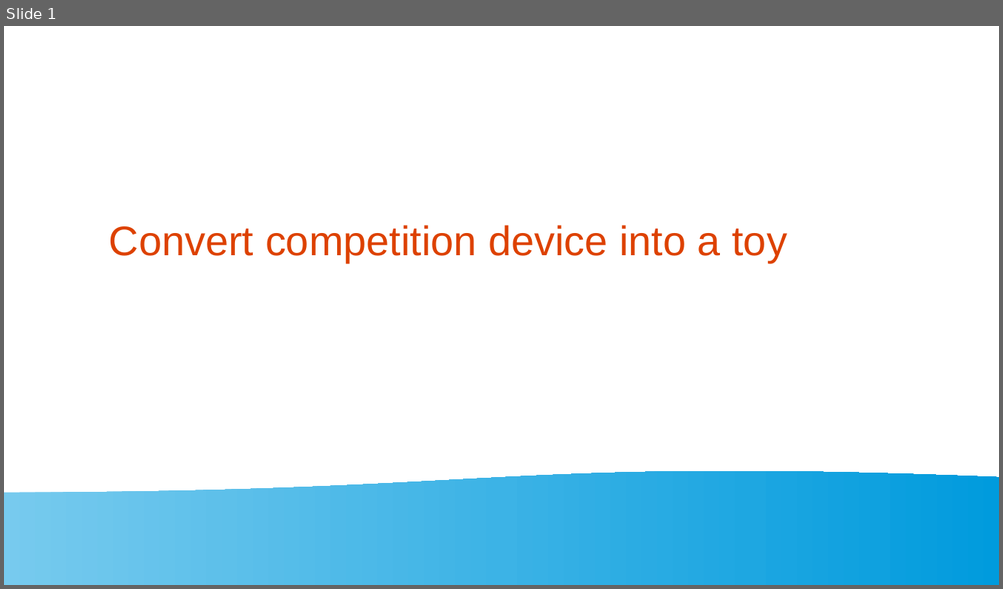
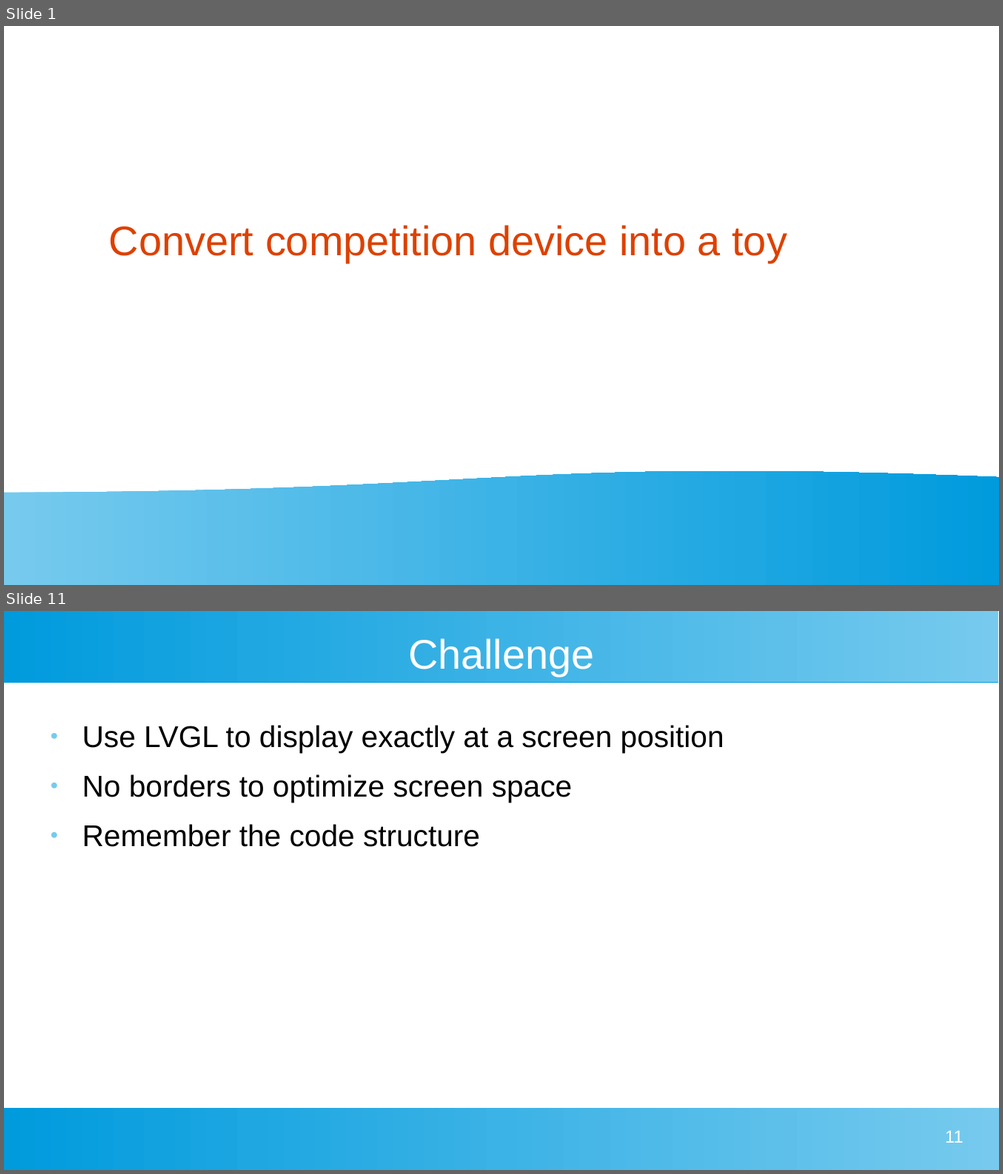
Before and after one commit to jingl3s/nsec-badge-display-other, a slide deck: medias/presentation.odp. Shown one above the other, each under a label of ours: slide 1 before the commit, slides 1 and 11 after it; the slides between them are not shown. The pictures are 1003x589 and 1003x1174 pixels, drawn with LibreOffice and Linux fonts; fonts in the diff are those of the drawing. Boxes give left, top, right and bottom in pixels: in the first picture for what was removed or moved away, otherwise in the second. Text is boxed around its words. In the diff, an @@ line names an element or a change of style, - is before the commit and + after.

```diff
--- a/medias/presentation.odp
+++ b/medias/presentation.odp
@@ slide 11 added at [4, 611, 999, 1170], background #FFFFFF @@
@@ rectangle added at [4, 611, 999, 682], fill gradient #77CAEE to #75C9EE to #73C9ED to #71C8ED to #6FC7ED to #6EC6ED @@
@@ title added at [408, 638, 595, 676], 33 pt, text #FFFFFF @@
+Challenge
@@ text added at [82, 725, 724, 847], 24 pt, text #000000 @@
+● Use LVGL to display exactly at a screen position
+● No borders to optimize screen space
+● Remember the code structure
@@ rectangle added at [4, 1108, 999, 1170], fill gradient #77CAEE to #75C9EE to #73C9ED to #71C8ED to #6FC7ED to #6EC6ED @@
@@ page number added at [945, 1130, 963, 1143], 14 pt, text #FFFFFF @@
+11
```
Also in this commit, not shown: 4 slides changed, 8 other slides added, 3 other files.
